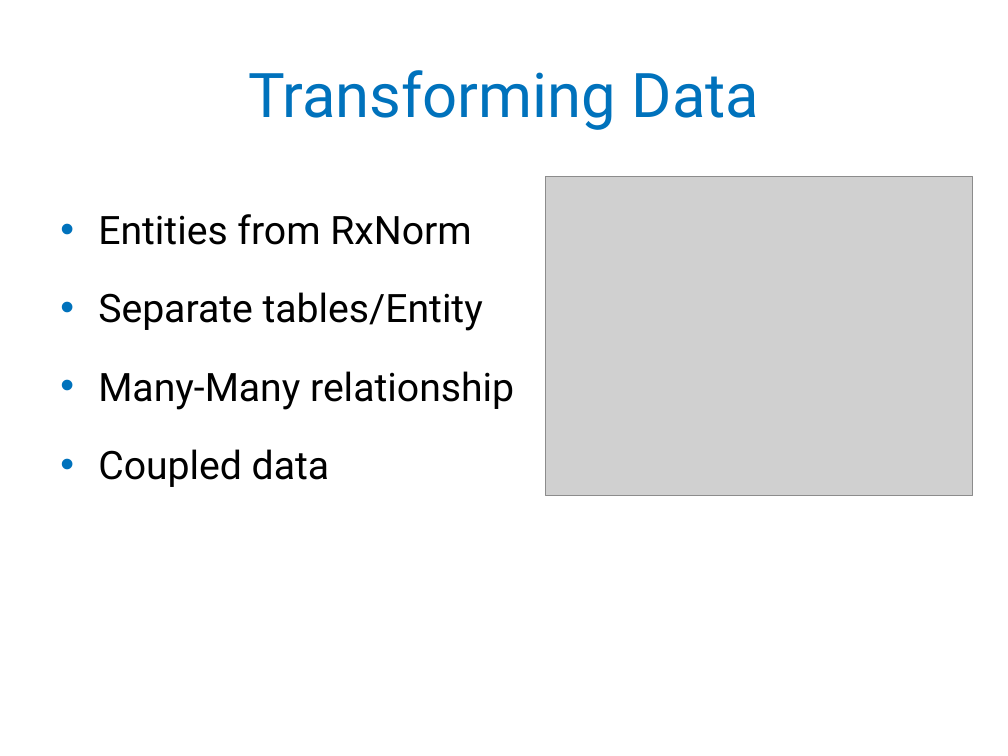
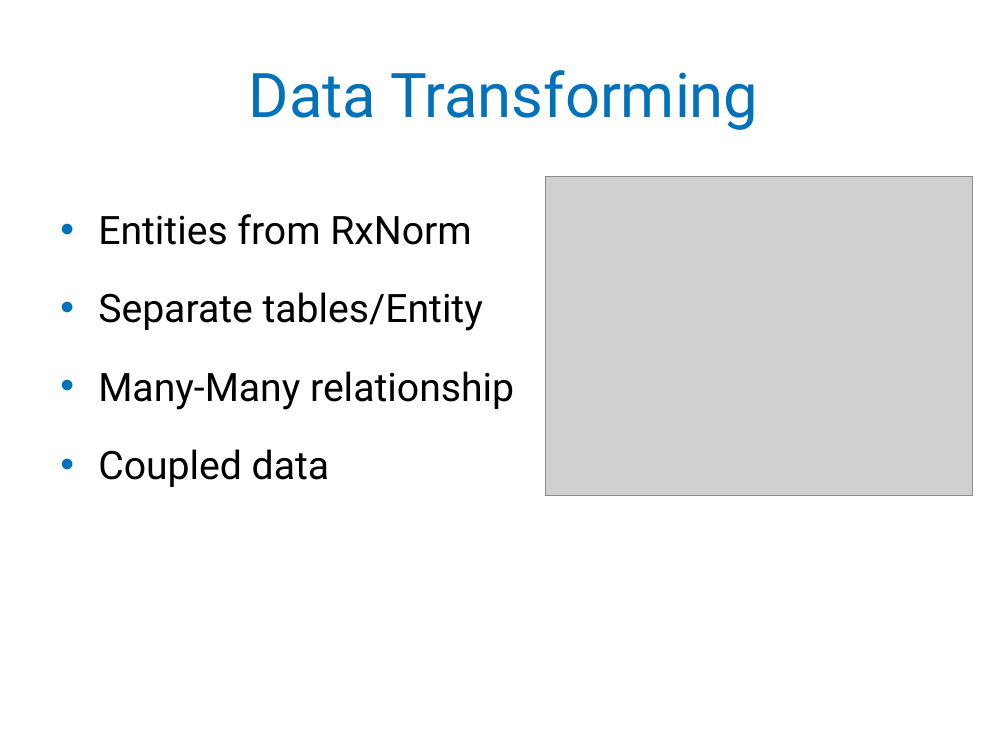
Before and after one commit to Ruthvicp/CS5560_KDM_ICP, a slide deck: slide 9 of JournalClub/KDM_JC.pptx (slide 8 before the commit). Drawn at 1008x756 pixels with LibreOffice and Linux fonts; fonts in the diff are those of the drawing; grey boxes stand for pictures; background and template pictures are left out. Boxes give left, top, right and bottom in pixels: in the first picture for what was removed or moved away, otherwise in the second. Text is boxed around its words. In the diff, an @@ line names an element or a change of style, - is before the commit and + after.

```diff
--- a/JournalClub/KDM_JC.pptx
+++ b/JournalClub/KDM_JC.pptx
@@ title at (x1=249, y1=70, x2=758, y2=130): text changed @@
-Transforming Data
+Data Transforming
```
Also in this commit, not shown: 1 other slide changed, 1 slide added.
